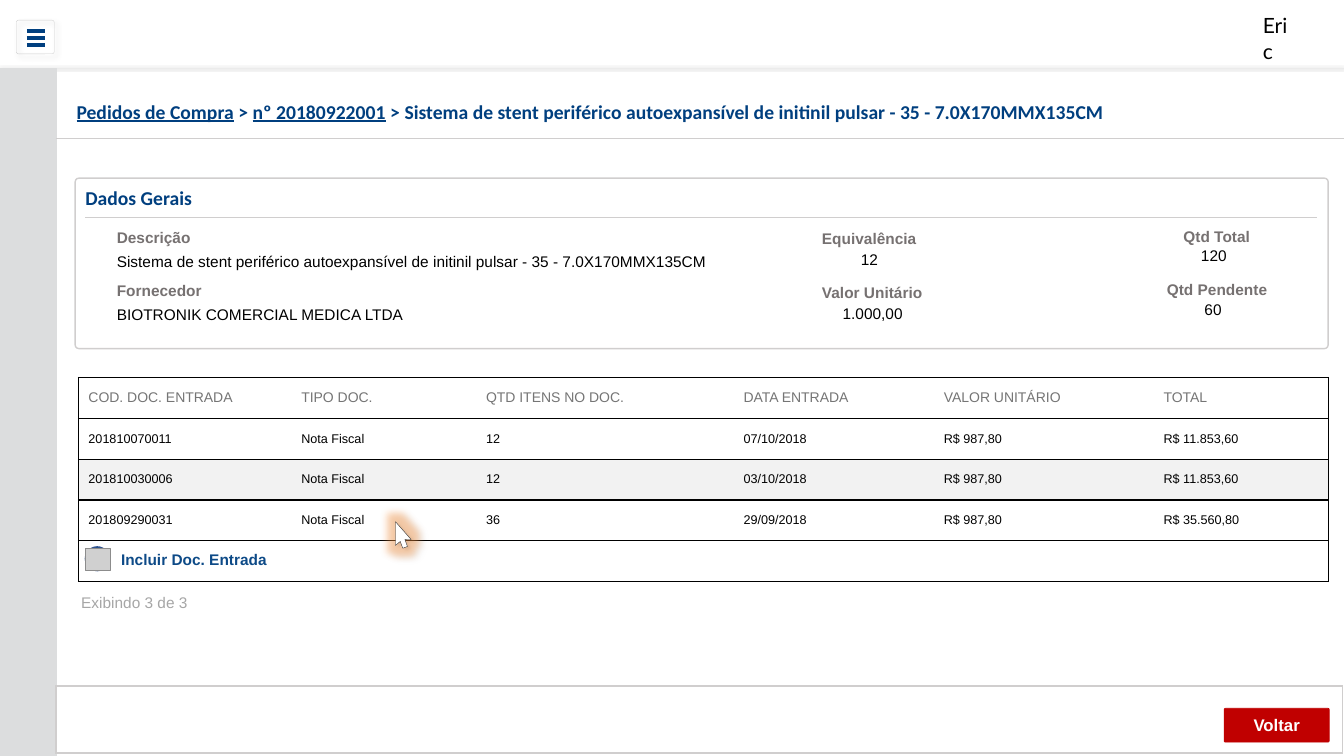
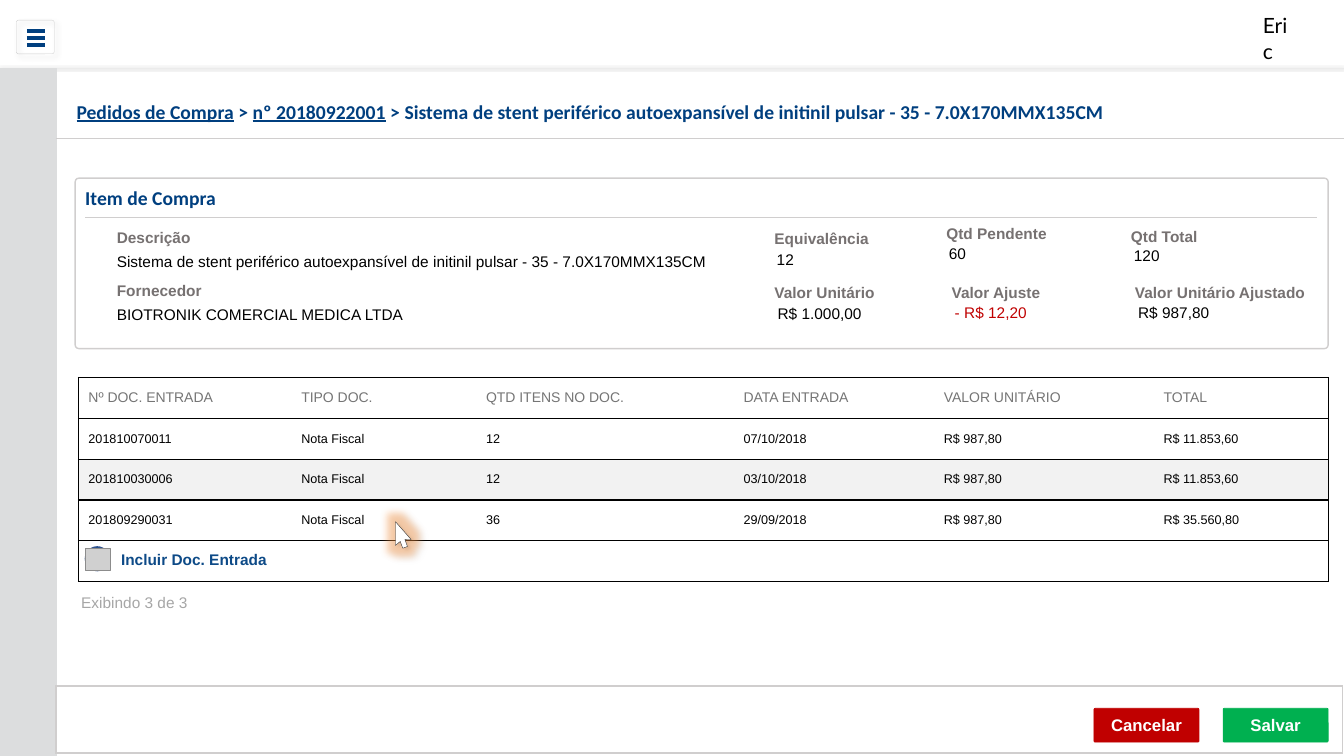
Before and after one commit to ericfgsilva/biograma, a slide deck: slide 4 of prototipo/PedidoDeCompra.pptx. Drawn at 1344x756 pixels with LibreOffice and Linux fonts; fonts in the diff are those of the drawing; grey boxes stand for pictures; background and template pictures are left out. Boxes give left, top, right and bottom in pixels: in the first picture for what was removed or moved away, otherwise in the second. Text is boxed around its words. In the diff, an @@ line names an element or a change of style, - is before the commit and + after.

Commit message:
Conclusão parcial do cadastro de doc de entrada.

```diff
--- a/prototipo/PedidoDeCompra.pptx
+++ b/prototipo/PedidoDeCompra.pptx
@@ text at (85,191,216,208): text changed @@
-Dados Gerais
+Item de Compra
@@ text "Equivalência": place and size @@
-text "Equivalência" at (822,232,916,247)
+text "Equivalência" at (774,232,868,247)
@@ text "Qtd Pendente": place and size @@
-text "Qtd Pendente" at (1167,284,1267,298)
+text "Qtd Pendente" at (946,228,1046,242)
@@ text "Qtd Total": place and size @@
-text "Qtd Total" at (1183,231,1250,245)
+text "Qtd Total" at (1131,231,1198,245)
@@ text "12": place and size @@
-text "12" at (861,254,878,265)
+text "12" at (777,254,794,265)
@@ text "60": place and size @@
-text "60" at (1204,304,1221,315)
+text "60" at (949,248,966,259)
@@ text "120": place and size @@
-text "120" at (1201,250,1227,261)
+text "120" at (1134,250,1160,261)
@@ text "Valor Unitário": place and size @@
-text "Valor Unitário" at (822,286,922,298)
+text "Valor Unitário" at (774,286,874,298)
@@ text added at (952,287,1040,301), 11 pt, text #767171, bold @@
+Valor Ajuste
@@ text added at (1135,286,1305,301), 11 pt, text #767171, bold @@
+Valor Unitário Ajustado
@@ text at (778,307,862,321): text changed @@
-1.000,00
+R$ 1.000,00
@@ text added at (964,306,1027,320), 11 pt, text #C00000 @@
+- R$ 12,20
@@ text added at (1138,306,1209,320), 11 pt, text #000000 @@
+R$ 987,80
@@ table at (79,377,1330,582) @@
-row 1, column 1: COD. DOC. ENTRADA
+row 1, column 1: Nº DOC. ENTRADA
@@ rounded rectangle added at (1094,709,1199,742), fill #C00000, outline #C00000 0.5 pt, 12 pt, text #FFFFFF, bold @@
+Cancelar
@@ rounded rectangle "Salvar" at (1223,709,1328,742): fill #C00000 to #00B050; outline #C00000 0.5 pt to #00B050 0.5 pt @@
@@ text in rounded rectangle at (1250,719,1300,731): text changed @@
-Voltar
+Salvar
```
Also in this commit, not shown: 3 other slides changed, 3 slides added.
